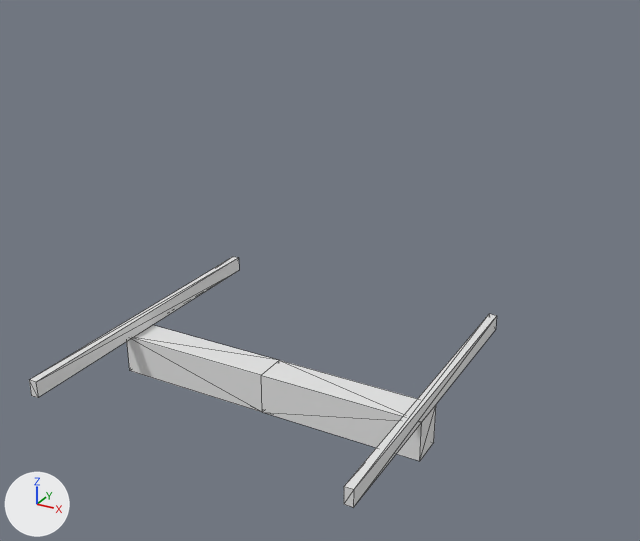
The OBJ model Data/bmc/tiles_structure/t_063.obj as it was, and as the next commit left it.
Rendered twice from a 50 mm lens placed at (1.222, -1.971, 1.256), pointed at (0.125, 0.023, 0.259). Arrows for +X, +Y and +Z are at lower left; the lights stay in place. Mesh edges are drawn as thin lines. Where no turn or scale is listed for an object, it has been applied to the vertices.

The scene before the commit, as lines of its bpy script (objects in view):
```python
me_t_063 = bpy.data.meshes.new('t_063')
me_t_063.from_pydata(...)  # 28 vertices, 46 faces; spans x -0.5..0.5, y -0.5..0.5, z -0.175..0.0
ob_t_063 = bpy.data.objects.new('t_063', me_t_063)
ob_t_063.location = (0.0, 0.0, 0.0)
```
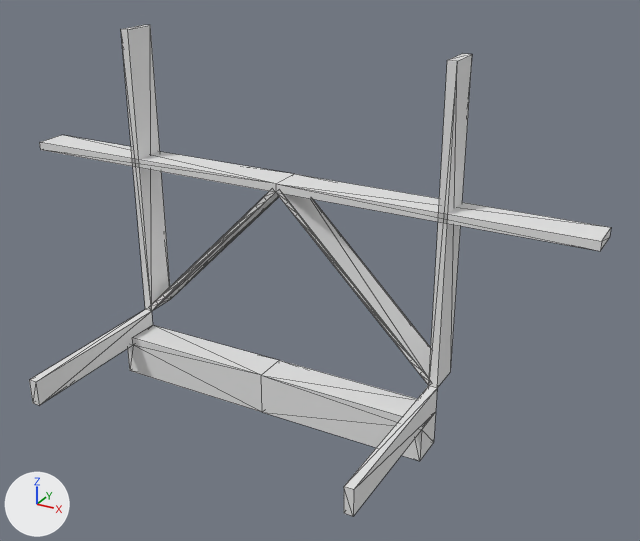
Boxes (x1, y1, x2, y2) around the edits, measured in the pictures (640 x 541 px):
't_063', reshaped (24% wider, 95% taller): before (29, 257, 497, 508); after (29, 25, 611, 516)

The change in detail:
me_t_063 is used by ob_t_063; location (0.0, 0.0, 0.0).
me_t_063 had 28 vertices, 46 faces and spanned x -0.5..0.5, y -0.5..0.5, z -0.175..0.0.
me_t_063 now has 208 vertices, 420 faces and spans x -0.875..0.875, y -0.5..0.1, z -0.175..0.875.
Part 1, on me_t_063:
14 vertices are removed from x -0.5..0.5, y -0.5..0.5, z -0.05..0.0.
44 faces are deleted.
2 vertices move from x -0.475..0.475, y -0.5, z -0.05 to x -0.5..0.5, y -0.5, z -0.075.
145 vertices are added at x -0.875..0.875, y -0.5..0.1, z -0.075..0.5.
6 new vertices lie (0.0, 0.5, 0.0) away from vertices in x -0.5..0.5, y -0.5, z -0.05..0.0.
8 new vertices lie (0.0, 0.0, 0.875) away from vertices in x -0.5..0.5, y 0.0..0.1, z 0.0.
6 new vertices lie (-0.059, 0.0, 0.059) away from vertices in x 0.128..0.425, y 0.0..0.1, z 0.06..0.366.
6 new vertices lie (0.059, 0.0, 0.059) away from vertices in x -0.425..-0.128, y 0.0..0.1, z 0.06..0.366.
5 new vertices lie (0.119, 0.0, 0.119) away from vertices in x -0.366..-0.358, y 0.0..0.1, z 0.12..0.128.
5 new vertices lie (0.03, 0.0, 0.03) away from vertices in x -0.07..-0.06, y 0.0..0.1, z 0.416..0.426.
6 new vertices lie (0.03, 0.0, -0.029) away from vertices in x 0.0..0.456, y 0.0..0.1, z 0.04..0.475.
7 new vertices lie (0.0, 0.1, 0.0) away from vertices in x -0.875..0.875, y 0.0, z 0.011..0.5.
418 new faces join them.
